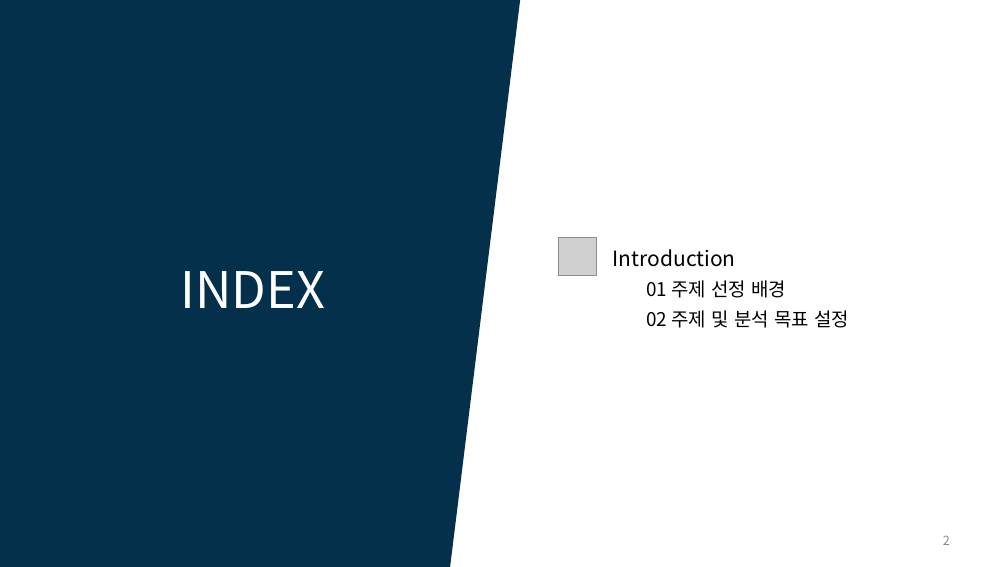
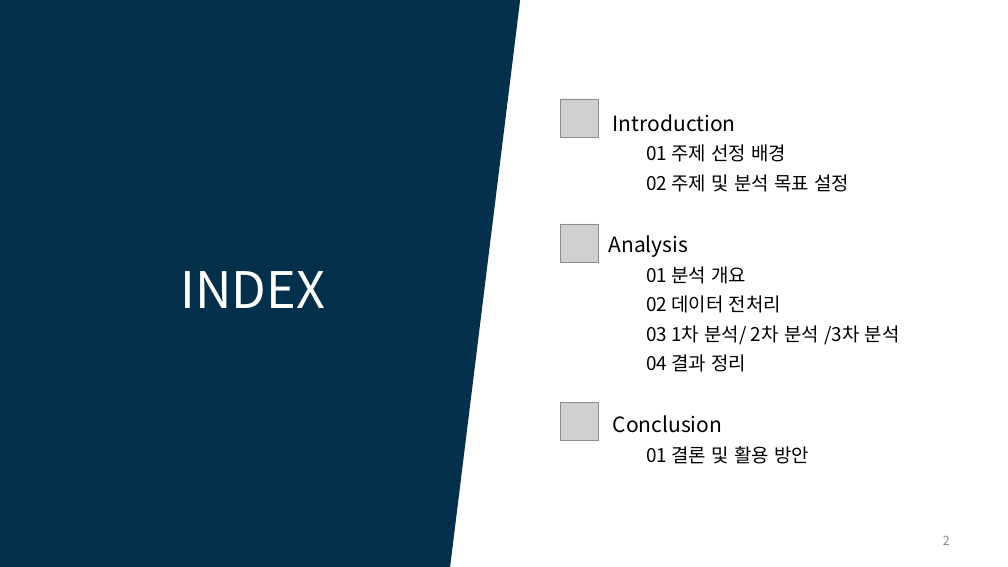
Before and after one commit to KISTI-hackathon-2017/Kangwon-Univ.-Team1, a slide deck: slide 2 of Presentation/U-Bike 타슈.pptx. Drawn at 1008x567 pixels with LibreOffice and Linux fonts; fonts in the diff are those of the drawing; grey boxes stand for pictures. Boxes give left, top, right and bottom in pixels: in the first picture for what was removed or moved away, otherwise in the second. Text is boxed around its words. In the diff, an @@ line names an element or a change of style, - is before the commit and + after.

```diff
--- a/Presentation/U-Bike 타슈.pptx
+++ b/Presentation/U-Bike 타슈.pptx
@@ picture added at box(560, 99, 599, 138) @@
@@ picture: place and size @@
-picture at box(558, 237, 597, 276)
+picture at box(560, 224, 599, 262)
@@ text at box(608, 235, 900, 464): paragraphs added @@
+Analysis
+  01 분석 개요
+  02 데이터 전처리
+  03 1차 분석/ 2차 분석 /3차 분석
+  04 결과 정리
+Conclusion
+  01 결론 및 활용 방안
@@ picture added at box(560, 402, 599, 441) @@
```
Also in this commit, not shown: 6 other slides changed, 13 slides added, 2 slides removed.
